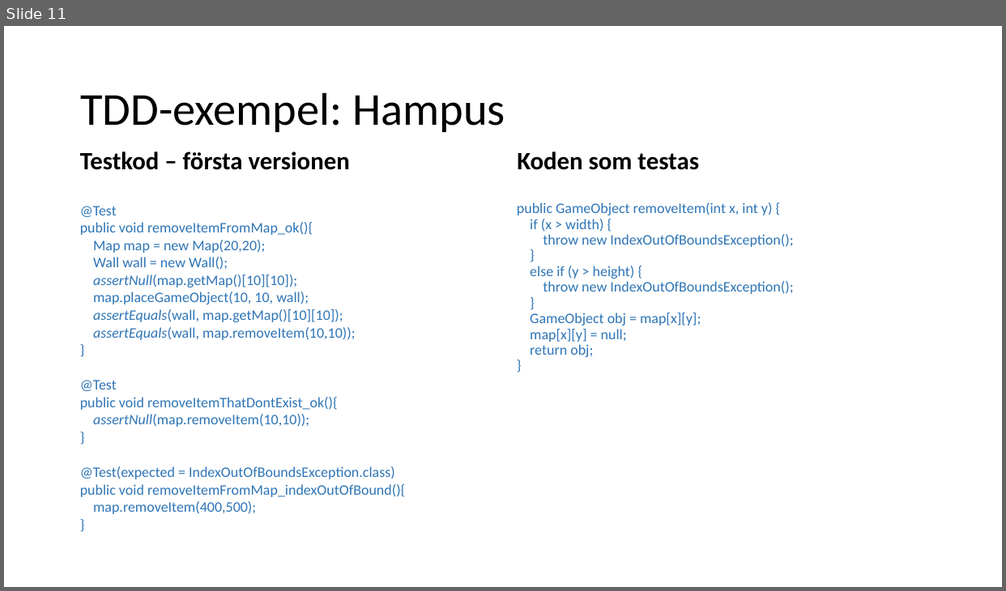
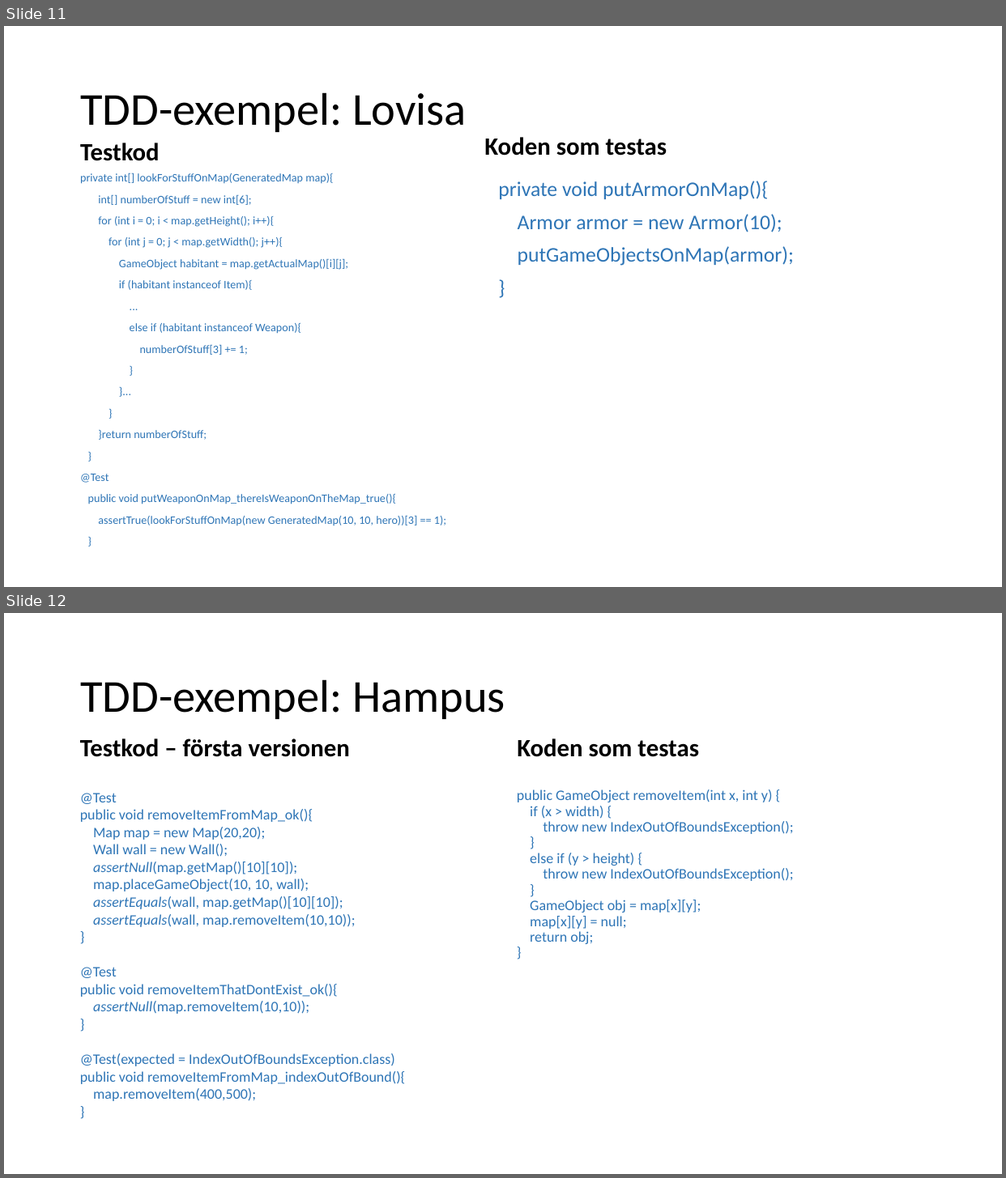
Before and after one commit to hampusidstam/InteGame, a slide deck: docs/Slutredovisning_grp5_v9.pptx. Shown one above the other, each under a label of ours: slide 11 before the commit, slides 11 and 12 after it. The pictures are 1006x591 and 1006x1178 pixels, drawn with LibreOffice and Linux fonts; fonts in the diff are those of the drawing. Boxes give left, top, right and bottom in pixels: in the first picture for what was removed or moved away, otherwise in the second. Text is boxed around its words. In the diff, an @@ line names an element or a change of style, - is before the commit and + after.

Commit message:
PPT med Lovisas TDD

```diff
--- a/docs/Slutredovisning_grp5_v9.pptx
+++ b/docs/Slutredovisning_grp5_v9.pptx
@@ slide 11 added at [4,26,1002,587], background #FFFFFF @@
@@ title added at [80,92,467,132], 44 pt, text #000000 @@
+TDD-exempel: Lovisa
@@ text added at [80,143,160,161], 24 pt, text #000000, bold @@
+Testkod
@@ text added at [484,137,667,156], 24 pt, text #000000, bold @@
+Koden som testas
@@ text added at [80,173,446,527], 11 pt, text #2E75B6 @@
+private int[] lookForStuffOnMap(GeneratedMap map){
+int[] numberOfStuff = new int[6];
+for (int i = 0; i < map.getHeight(); i++){
+for (int j = 0; j < map.getWidth(); j++){
+GameObject habitant = map.getActualMap()[i][j];
+if (habitant instanceof Item){
+...
+else if (habitant instanceof Weapon){
+numberOfStuff[3] += 1;
+}
+}...
+}
+}return numberOfStuff;
+}
+@Test
+public void putWeaponOnMap_thereIsWeaponOnTheMap_true(){
+assertTrue(lookForStuffOnMap(new GeneratedMap(10, 10, hero))[3] == 1);
+}
@@ text added at [498,181,794,266], 20 pt, text #2E75B6 @@
+private void putArmorOnMap(){
+Armor armor = new Armor(10);
+putGameObjectsOnMap(armor);
+}
@@ what was slide 11 is now slide 12 @@
```
Also in this commit, not shown: 1 slide changed.
